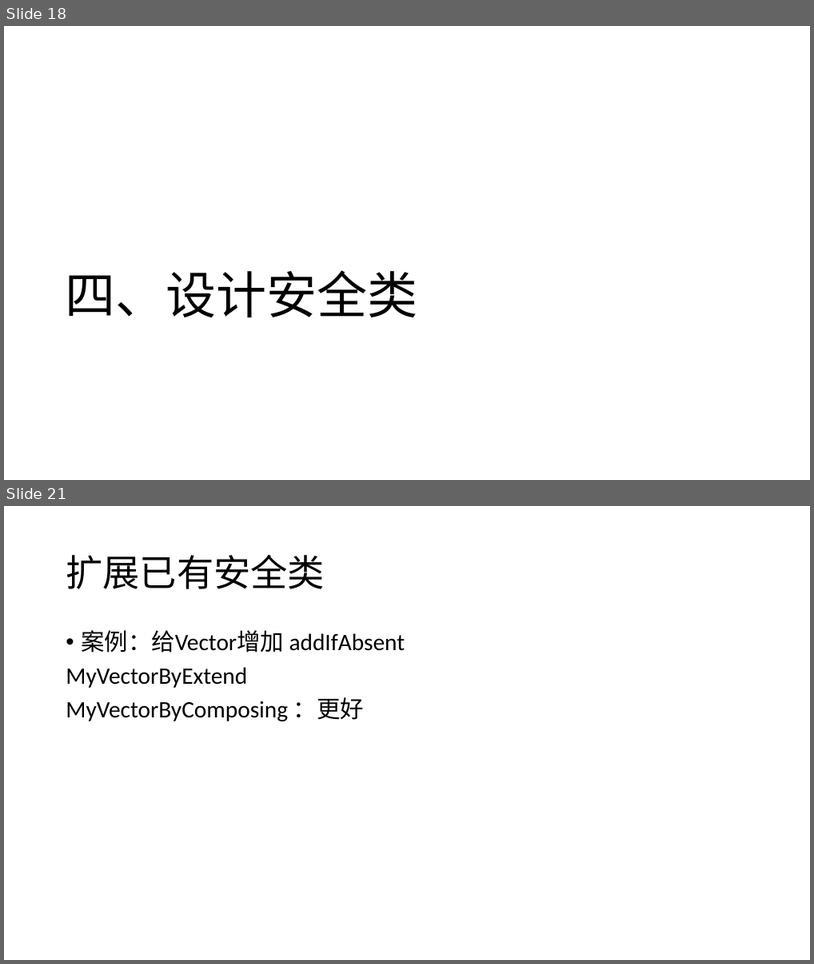
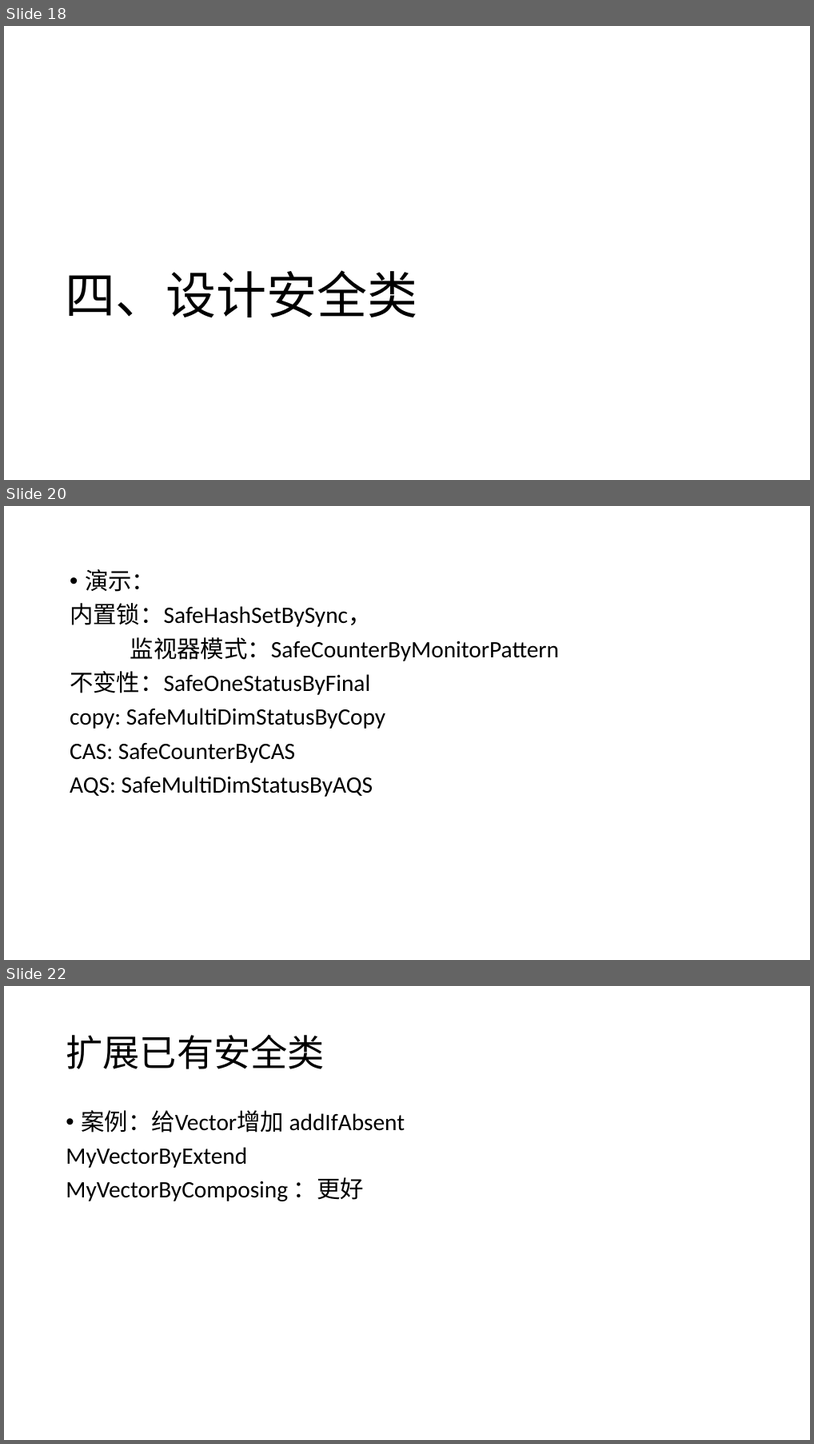
Before and after one commit to GerogeLeon/multithread_demo, a slide deck: JAVA并发编程.pptx. Shown one above the other, each under a label of ours: slides 18 and 21 before the commit, slides 18, 20 and 22 after it; the slides between them are not shown. The pictures are 814x964 and 814x1444 pixels, drawn with LibreOffice and Linux fonts; fonts in the diff are those of the drawing. Boxes give left, top, right and bottom in pixels: in the first picture for what was removed or moved away, otherwise in the second. Text is boxed around its words. In the diff, an @@ line names an element or a change of style, - is before the commit and + after.

```diff
--- a/JAVA并发编程.pptx
+++ b/JAVA并发编程.pptx
@@ slide 20 added at bbox=[4, 506, 810, 960], background #FFFFFF @@
@@ text added at bbox=[70, 569, 559, 796], 28 pt, text #000000 @@
+• 演示：
+内置锁：SafeHashSetBySync，
+监视器模式：SafeCounterByMonitorPattern
+不变性：SafeOneStatusByFinal
+copy: SafeMultiDimStatusByCopy
+CAS: SafeCounterByCAS
+AQS: SafeMultiDimStatusByAQS
@@ what was slide 21 is now slide 22 @@
```
Also in this commit, not shown: 1 slide changed, 6 other files.
